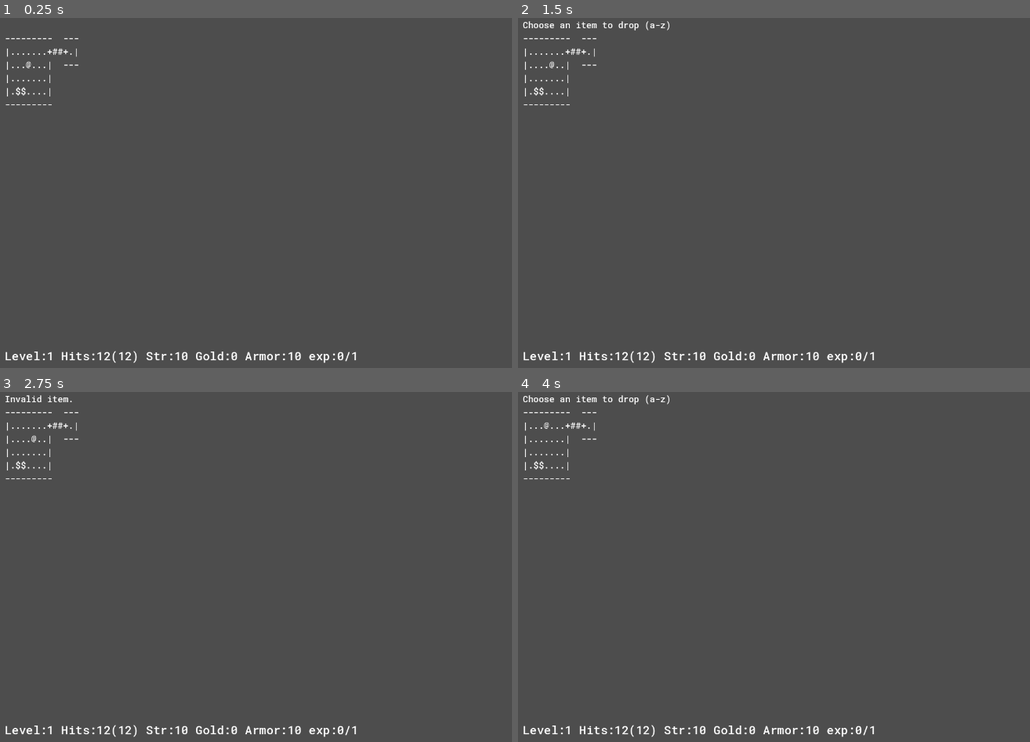
Above: before the commit, frames 1-4 (two rows, left to right).
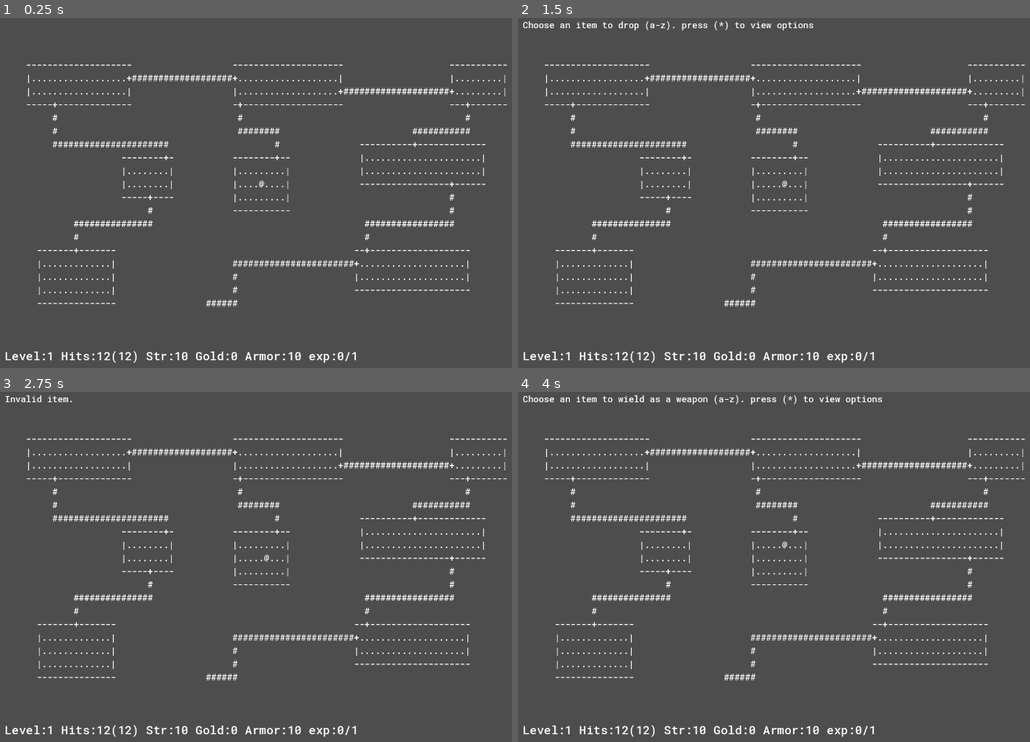
Above: after the commit, the same moments.

Repository: Kristjan-Kessel/GodotRogue
Game: Godot game, scene res://Scenes/main.tscn
The game is run twice, just before and just after one commit, with the same random seed, the same clock (stepped at 60 frames per second) and the same inputs.
Inputs:
- Up to frame 1 (0.25 s): no input
- Up to frame 2 (1.5 s): tap Enter at 0.5 s; hold Right (ui_right) 0.53-1.28 s; tap D (command_drop) at 0.6 s; tap . (command_rest) at 0.8, 1.35 s; tap Space (continue) at 1.25 s; hold Down (ui_down) from 1.28 s (still down)
- Up to frame 3 (2.75 s): tap Space (continue) at 1.55, 2, 2.1 s; release Down (ui_down) at 2.03 s; hold Right (ui_right) from 2.03 s (still down); tap T (take_armor_off, bound only after the commit) at 2.3 s
- Up to frame 4 (4 s): tap Space (continue) at 2.75, 3.5 s; release Right (ui_right) at 2.78 s; hold Up (ui_up) 2.78-3.53 s; tap T (take_armor_off, bound only after the commit) at 2.85 s; tap W (wield_weapon, bound only after the commit) at 3.05, 3.6 s; hold Left (ui_left) from 3.53 s (still down); tap D (command_drop) at 3.8 s

The runs differ from the first frame. In frame 1, 3.5% of the frame differs, in the area x 1-100%, y 5-83%; in frame 2, 3.7%; in frame 3, 3.5%; in frame 4, 3.9%, in the area x 1-100%, y 0-83%.

Commit message:
Add equip system for armor and weapon

Diff:
--- /dev/null
+++ b/Scripts/Items/Armor.gd
@@ -0,0 +1,11 @@
+extends "res://Scripts/item.gd"
+class_name Armor
+
+var armor_bonus: int
+
+func _init(_label: String, _description: String, _ascii: String, _armor_bonus: int):
+	label = _label
+	description = _description
+	ascii = _ascii
+	armor_bonus = _armor_bonus
+	type = Type.ARMOR
--- a/Scripts/Items/Gold.gd
+++ b/Scripts/Items/Gold.gd
@@ -8,3 +8,4 @@
 
 func on_pickup(player: Node, tile: Tile):
 	player.gold = player.gold+1
+	type = Type.GOLD
--- /dev/null
+++ b/Scripts/Items/Weapon.gd
@@ -0,0 +1,11 @@
+extends "res://Scripts/item.gd"
+class_name Weapon
+
+var strength_bonus: int
+
+func _init(_label: String, _description: String, _ascii: String, _strength_bonus: int):
+	label = _label
+	description = _description
+	ascii = _ascii
+	strength_bonus = _strength_bonus
+	type = Type.WEAPON
--- /dev/null
+++ b/Scripts/Stats.gd
@@ -0,0 +1,30 @@
+class_name Stats
+extends Node
+
+var level: int = 1
+var max_hp: int = 12
+var current_hp: int = 12 : set = _set_current_hp
+var strength: int = 10
+var armor: int = 10
+var gold: int = 0
+var current_exp: int = 0 : set = _set_current_exp
+var max_exp: int = 1
+
+func _init(_level: int, _max_hp: int, _strength: int, _armor: int, _gold: int):
+	level = _level
+	max_hp = _max_hp
+	current_hp = _max_hp
+	strength = _strength
+	armor = _armor
+	gold = _gold
+
+func _set_current_exp(new_exp):
+	current_exp = new_exp
+	if(new_exp >= max_exp):
+		# level up
+		level += 1
+		current_exp -= max_exp
+		max_exp += 1
+
+func _set_current_hp(new_hp):
+	current_hp = clamp(new_hp,0,max_hp)
--- a/Scripts/item.gd
+++ b/Scripts/item.gd
@@ -1,9 +1,12 @@
 class_name Item
 extends Node
+
+enum Type {ITEM, WEAPON, ARMOR, GOLD, CONSUMABLE}
 
 var label: String
 var description: String
 var ascii: String
+var type: Type = Type.ITEM
 
 func _init(_label: String, _description: String, _ascii: String):
 	label = _label
--- a/Scripts/level_generator.gd
+++ b/Scripts/level_generator.gd
@@ -134,6 +134,7 @@
 		end.y = end_room.position.y
 		end.x = end_room.position.x
 
+	#draw_corridor_randomly(start,end,map,is_horizontal)
 	draw_corridor_shaped(start,end,map,is_horizontal)
 
 static func draw_corridor_shaped(start: Vector2, end: Vector2, map: Array, is_horizontal:bool):
--- a/Scripts/main.gd
+++ b/Scripts/main.gd
@@ -10,9 +10,9 @@
 func _ready():
 	Globals.initialize_randomness()
 	print("Using seed: ", Globals.rng_seed)
-	ui.update_stats(player)
-	#new_level()
-	test_level()
+	ui.update_stats(player.stats)
+	new_level()
+	#test_level()
 
 func get_tile(position: Vector2) -> Tile:
 	return map_data[position.y][position.x]
@@ -45,7 +45,7 @@
 
 	level.text = map_str
 
-func render_inventory():
+func render_inventory(text: String):
 	var map_str = ""
 	for i in range(0,player.inventory.size()):
 		var item = player.inventory[i]
@@ -53,7 +53,7 @@
 		map_str += item.label
 		map_str += "\n"
 
-	ui.set_stats_message("- Press space to continue -")
+	ui.set_stats_message(text)
 	level.text = map_str
 
 func _on_player_move(new_position: Vector2) -> void:
@@ -83,7 +83,7 @@
 
 func on_action_taken():
 	render_map()
-	ui.update_stats(player)
+	ui.update_stats(player.stats)
 
 func _on_player_log_message(new_message: Variant) -> void:
 	log_message = new_message
@@ -124,12 +124,12 @@
 				break
 
 
-func _on_player_open_inventory() -> void:
-	render_inventory()
+func _on_player_open_inventory(text: String) -> void:
+	render_inventory(text)
 
 func _on_player_render_map() -> void:
 	render_map()
-	ui.update_stats(player)
+	ui.update_stats(player.stats)
 
 func _on_player_drop_item(item: Variant) -> void:
 	var tile = get_tile(player.position)
--- a/Scripts/player.gd
+++ b/Scripts/player.gd
@@ -4,7 +4,7 @@
 signal player_move(new_position)
 signal log_message(new_message)
 signal command_find(direction)
-signal open_inventory()
+signal open_inventory(text)
 signal render_map()
 signal drop_item(item)
 
@@ -18,59 +18,71 @@
 var move_repeat_timer = 0.0
 const INITIAL_MOVE_DELAY = 0.3
 const REPEAT_RATE = 0.1
-var post_command_delay_timer = 0.0
+var action_delay_timer = 0.0
 
-# Player stats
-var level = 1
-var max_hp = 12
-var current_hp = 12 : set = _set_current_hp
-var strength = 10
-var armor = 10
-var gold = 0
-var current_exp = 0 : set = _set_current_exp
-var max_exp = 1
+var stats = Stats.new(1,12,10,10,0)
 
 # Commands
-enum CommandType {NONE, FIND, REST, MOVE, INVENTORY, DROP} # For commands that take an argument to execute (ex: direction)
+enum CommandType {NONE, FIND, MOVE, INVENTORY, DROP, WEAR_ARMOR, WIELD_WEAPON} # For commands that take an argument to execute (ex: direction)
 var current_command = CommandType.NONE
 
 # Inventory
-var inventory = [Item.new("Totem of debugging","Used to test if the inventory is functioning correctly","*")]
-
-func _set_current_exp(new_exp):
-	current_exp = new_exp
-	if(new_exp >= max_exp):
-		#level up
-		level+=1
-		current_exp -= max_exp
-		max_exp+=1
-
-func _set_current_hp(new_hp):
-	current_hp = clamp(new_hp,0,max_hp)
+var inventory = []
+var armor_item = null
+var weapon_item = Weapon.new("Dagger","Just a basic dagger","!",1)
 
 func _ready() -> void:
-	pass
+	inventory.append(Item.new("Totem of debugging","Used to test if the inventory is functioning correctly","*"))
+	inventory.append(Weapon.new("Sword +1","Grants +1 to damage and hit","!",1))
+	inventory.append(Armor.new("Armor +1","Grants +1 to armor","O",1))
 
 func _process(delta: float) -> void:
-	if post_command_delay_timer > 0.0:
-		post_command_delay_timer -= delta
-		if post_command_delay_timer <= 0.0:
-			if current_command == CommandType.FIND:
-				current_command = CommandType.MOVE
-			else:
-				current_command = CommandType.NONE
+	if action_delay_timer > 0.0:
+		action_delay_timer -= delta
+		return
 
 	if current_command == CommandType.DROP:
-		for c in Constants.INVENTORY_CHARS:
-				if Input.is_key_pressed(OS.find_keycode_from_string(c)):
-					var index = Constants.INVENTORY_CHARS.find(c)
-					if index < inventory.size():
-						var item = inventory[index]
-						drop_item.emit(item)
-					else:
-						log_message.emit("Invalid item.")
+		if Input.is_action_just_pressed("view_options"):
+			open_inventory.emit("- Select an item to drop -")
+		else:
+			var item = get_item_from_key()
+			if item != null:
+				drop_item.emit(item)
+		return
+	elif current_command == CommandType.WEAR_ARMOR:
+		if Input.is_action_just_pressed("view_options"):
+			open_inventory.emit("- Select an item to wear as armor -")
+		else:
+			var item = get_item_from_key()
+			if item != null:
+				if item.type == item.Type.ARMOR:
+					if armor_item != null:
+						inventory.append(armor_item)
+					armor_item = item
+					inventory.erase(item)
+					log_message.emit("Wore "+item.label+" as armor.")
+				else:
+					log_message.emit("Invalid item.")
 					current_command = CommandType.NONE
 					render_map.emit()
+		return
+	elif current_command == CommandType.WIELD_WEAPON:
+		if Input.is_action_just_pressed("view_options"):
+			open_inventory.emit("- Select an item to wield as a weapon -")
+		else:
+			var item = get_item_from_key()
+			if item != null:
+				if item.type == item.Type.WEAPON:
+					if weapon_item != null:
+						inventory.append(weapon_item)
+					weapon_item = item
+					inventory.erase(item)
+					log_message.emit("Wielded "+item.label+" as a weapon.")
+				else:
+					log_message.emit("Invalid item.")
+					current_command = CommandType.NONE
+					render_map.emit()
+		return
 	elif current_command == CommandType.INVENTORY:
 		if Input.is_action_just_pressed("continue"):
 			current_command = CommandType.NONE
@@ -129,19 +141,50 @@
 			current_command = CommandType.FIND
 			log_message.emit("Choose a direction to look")
 		elif Input.is_action_just_pressed("command_rest"):
-			current_command = CommandType.REST
 			action_taken.emit()
-			clear_command()
+			delay_actions(0.1)
 		elif Input.is_action_just_pressed("command_inventory"):
 			current_command = CommandType.INVENTORY
-			open_inventory.emit()
+			open_inventory.emit("- Press space to continue -")
 		elif Input.is_action_just_pressed("command_drop"):
 			current_command = CommandType.DROP
-			log_message.emit("Choose an item to drop (a-z)")
+			log_message.emit("Choose an item to drop (a-z). press (*) to view options")
+		elif Input.is_action_just_pressed("wear_armor"):
+			current_command = CommandType.WEAR_ARMOR
+			log_message.emit("Choose an item to wear as armor (a-z). press (*) to view options")
+		elif Input.is_action_just_pressed("wield_weapon"):
+			current_command = CommandType.WIELD_WEAPON
+			log_message.emit("Choose an item to wield as a weapon (a-z). press (*) to view options")
+		elif Input.is_action_just_pressed("take_armor_off"):
+			if armor_item != null:
+				inventory.append(armor_item)
+				armor_item = null
+				log_message.emit("Took off armor.")
+			else:
+				log_message.emit("No armor to take off.")
+			delay_actions(0.1)
+
+func delay_actions(delay: float):
+	action_delay_timer = delay
 
 func clear_command():
-	post_command_delay_timer = 0.1
+	delay_actions(0.1)
+	current_command = CommandType.NONE
 
 func move_player():
 	if move_direction != Vector2.ZERO:
 		player_move.emit(position + move_direction)
+
+func get_item_from_key() -> Item:
+	for c in Constants.INVENTORY_CHARS:
+		if Input.is_key_pressed(OS.find_keycode_from_string(c)):
+			var index = Constants.INVENTORY_CHARS.find(c)
+			current_command = CommandType.NONE
+			render_map.emit()
+			if index < inventory.size():
+				var item = inventory[index]
+				#drop_item.emit(item)
+				return item
+			else:
+				log_message.emit("Invalid item.")
+	return null
--- a/project.godot
+++ b/project.godot
@@ -57,3 +57,23 @@
 "events": [Object(InputEventKey,"resource_local_to_scene":false,"resource_name":"","device":-1,"window_id":0,"alt_press …(192 unchanged characters)…
 ]
 }
+view_options={
+"deadzone": 0.2,
+"events": [Object(InputEventKey,"resource_local_to_scene":false,"resource_name":"","device":-1,"window_id":0,"alt_pressed":false,"shift_pressed":false,"ctrl_pressed":false,"meta_pressed":false,"pressed":false,"keycode":0,"physical_keycode":4194433,"key_label":0,"unicode":42,"location":0,"echo":false,"script":null)
+]
+}
+wield_weapon={
+"deadzone": 0.2,
+"events": [Object(InputEventKey,"resource_local_to_scene":false,"resource_name":"","device":-1,"window_id":0,"alt_pressed":false,"shift_pressed":false,"ctrl_pressed":false,"meta_pressed":false,"pressed":false,"keycode":0,"physical_keycode":87,"key_label":0,"unicode":119,"location":0,"echo":false,"script":null)
+]
+}
+wear_armor={
+"deadzone": 0.2,
+"events": [Object(InputEventKey,"resource_local_to_scene":false,"resource_name":"","device":-1,"window_id":0,"alt_pressed":false,"shift_pressed":true,"ctrl_pressed":false,"meta_pressed":false,"pressed":false,"keycode":0,"physical_keycode":87,"key_label":0,"unicode":87,"location":0,"echo":false,"script":null)
+]
+}
+take_armor_off={
+"deadzone": 0.2,
+"events": [Object(InputEventKey,"resource_local_to_scene":false,"resource_name":"","device":-1,"window_id":0,"alt_pressed":false,"shift_pressed":false,"ctrl_pressed":false,"meta_pressed":false,"pressed":false,"keycode":0,"physical_keycode":84,"key_label":0,"unicode":116,"location":0,"echo":false,"script":null)
+]
+}
Not shown, added: Scripts/Items/Armor.gd.uid
Not shown, added: Scripts/Items/Weapon.gd.uid
Not shown, added: Scripts/Stats.gd.uid
